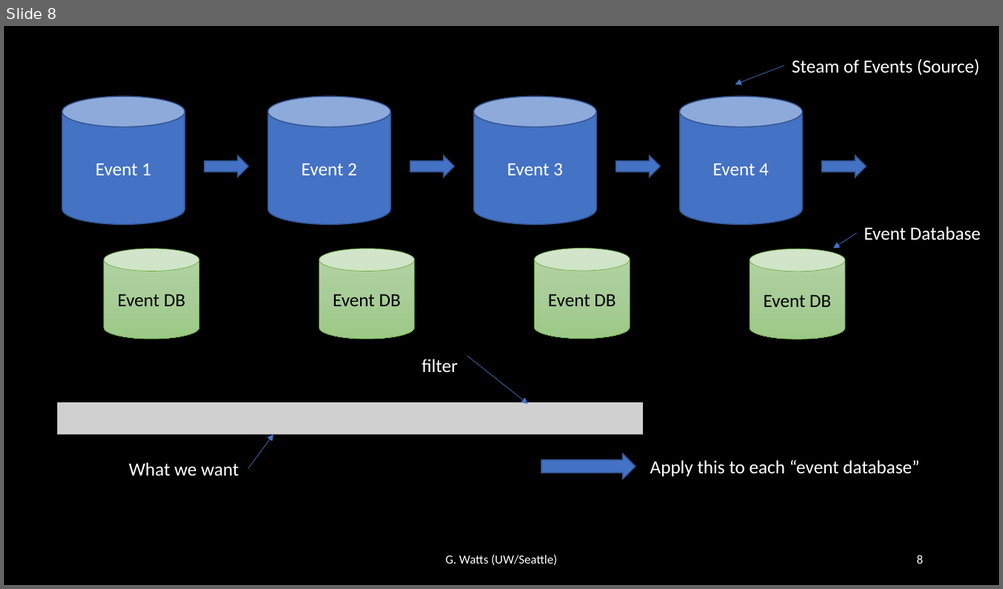
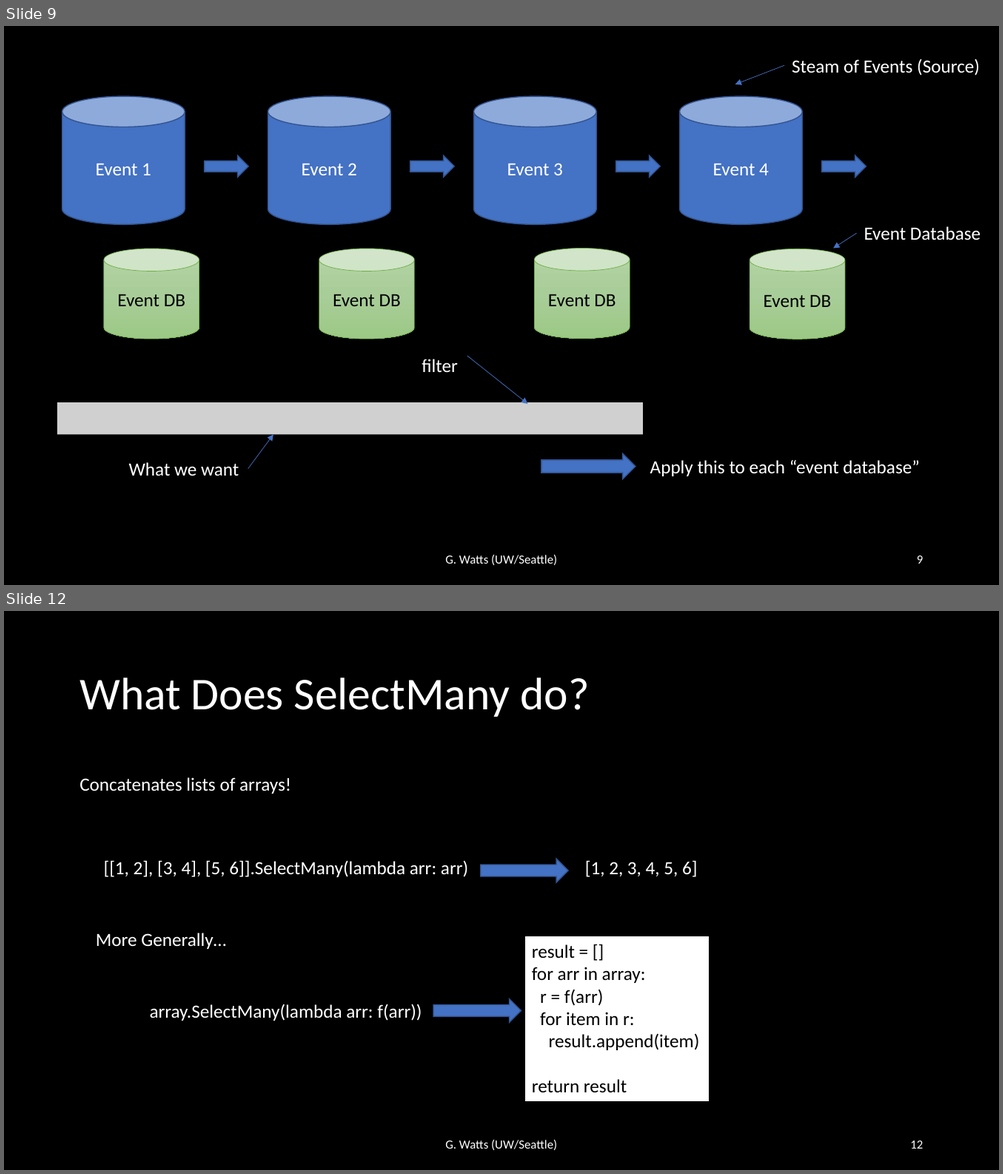
Before and after one commit to iris-hep/agc-workshop-2022-servicex, a slide deck: servicex.pptx. Shown one above the other, each under a label of ours: slide 8 before the commit, slides 9 and 12 after it; the slides between them are not shown. The pictures are 1003x589 and 1003x1174 pixels, drawn with LibreOffice and Linux fonts; fonts in the diff are those of the drawing; grey boxes stand for pictures. Boxes give left, top, right and bottom in pixels: in the first picture for what was removed or moved away, otherwise in the second. Text is boxed around its words. In the diff, an @@ line names an element or a change of style, - is before the commit and + after.

```diff
--- a/servicex.pptx
+++ b/servicex.pptx
@@ slide 12 added at (4,611,999,1170), background #000000 @@
@@ title added at (79,678,589,717), 44 pt, text #FFFFFF @@
+What Does SelectMany do?
@@ text added at (79,777,291,794), 18 pt, text #FFFFFF @@
+Concatenates lists of arrays!
@@ text added at (104,860,468,877), 18 pt, text #FFFFFF @@
+[[1, 2], [3, 4], [5, 6]].SelectMany(lambda arr: arr)
@@ right arrow added at (481,859,568,883), fill #4472C4, outline #325491 1 pt @@
@@ text added at (585,860,697,877), 18 pt, text #FFFFFF @@
+[1, 2, 3, 4, 5, 6]
@@ text added at (96,933,226,949), 18 pt, text #FFFFFF @@
+More Generally…
@@ rectangle added at (524,937,709,1102), fill #FFFFFF, outline #000000 1 pt, 18 pt, text #000000 @@
+result = []
+for arr in array:
+r = f(arr)
+for item in r:
+result.append(item)
+return result
@@ text added at (150,1004,421,1021), 18 pt, text #FFFFFF @@
+array.SelectMany(lambda arr: f(arr))
@@ right arrow added at (433,999,521,1023), fill #4472C4, outline #325491 1 pt @@
@@ text added at (445,1140,557,1150), 12 pt, text #FFFFFF @@
+G. Watts (UW/Seattle)
@@ page number added at (910,1141,922,1149), 12 pt, text #FFFFFF @@
+12
@@ what was slide 8 is now slide 9 @@
@@ page number at (916,556,922,564): text changed @@
-8
+9
```
Also in this commit, not shown: 1 slide changed, 9 other slides added, 4 other files.
